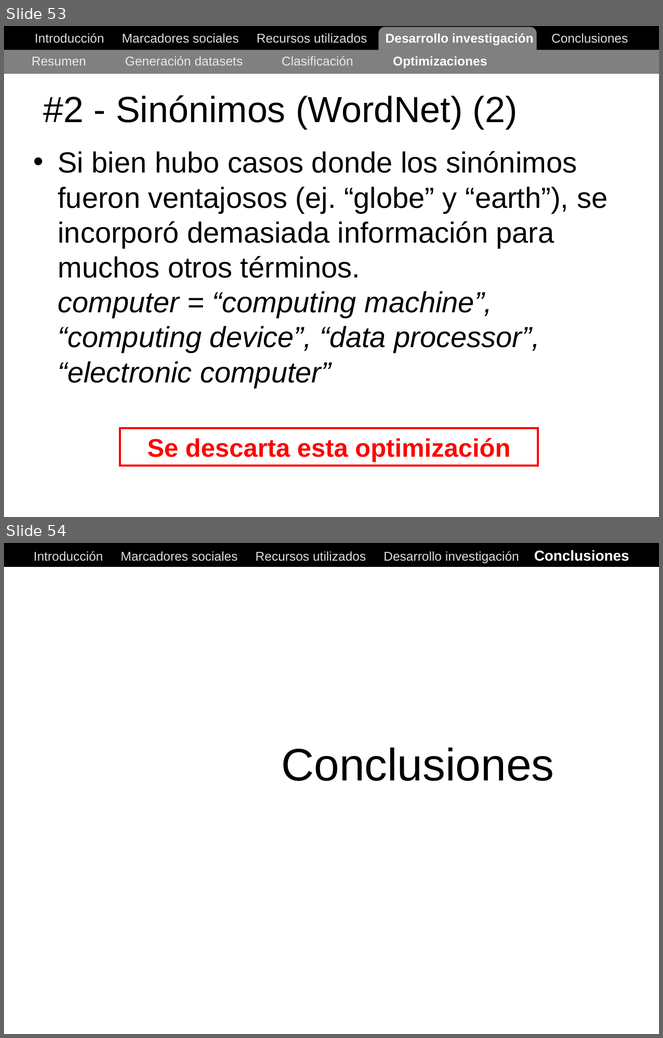
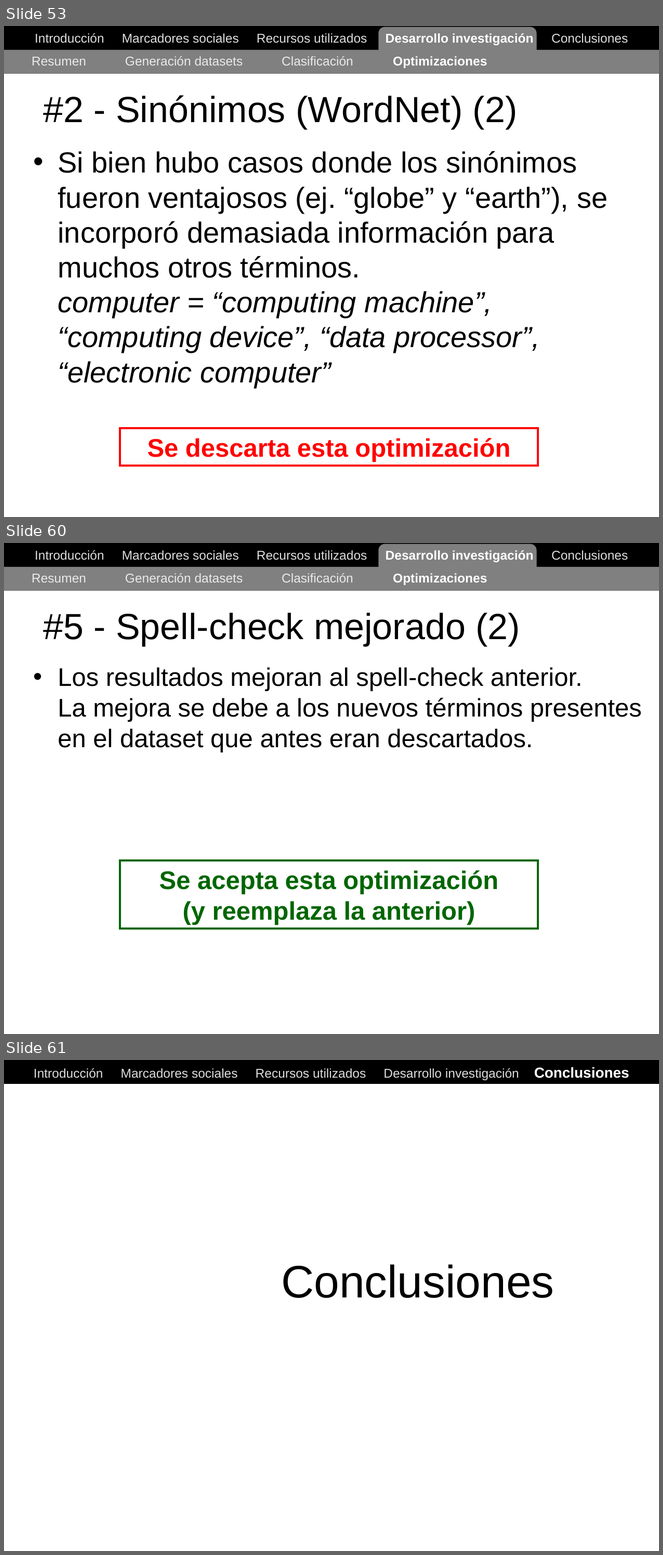
Before and after one commit to ak907kenai/nicotournetesis, a slide deck: docs_trunk/Nicolás Tourné - Presentación Tesis (v1).ppt. Shown one above the other, each under a label of ours: slides 53 and 54 before the commit, slides 53, 60 and 61 after it; the slides between them are not shown. The pictures are 663x1038 and 663x1555 pixels, drawn with LibreOffice and Linux fonts; fonts in the diff are those of the drawing. Boxes give left, top, right and bottom in pixels: in the first picture for what was removed or moved away, otherwise in the second. Text is boxed around its words. In the diff, an @@ line names an element or a change of style, - is before the commit and + after.

```diff
--- a/docs_trunk/Nicolás Tourné - Presentación Tesis (v1).ppt
+++ b/docs_trunk/Nicolás Tourné - Presentación Tesis (v1).ppt
@@ slide 60 added at [4, 543, 659, 1034], background #FFFFFF @@
@@ rectangle added at [4, 543, 659, 566], fill #000000, outline #000000 0.74 pt @@
@@ text added at [35, 550, 628, 562], 14 pt, text #DDDDDD @@
+Introducción Marcadores sociales Recursos utilizados Desarrollo investigación Conclusiones
@@ rounded rectangle added at [379, 544, 536, 583], fill #808080 @@
@@ rectangle added at [4, 566, 659, 590], fill #808080 @@
@@ text added at [32, 573, 487, 585], 14 pt, text #EAEAEA @@
+Resumen Generación datasets Clasificación Optimizaciones
@@ title added at [43, 613, 520, 646], 40 pt, text #000000 @@
+#5 - Spell-check mejorado (2)
@@ text added at [58, 667, 642, 753], 28 pt, text #000000 @@
+• Los resultados mejoran al spell-check anterior.
+  La mejora se debe a los nuevos términos presentes en el dataset que antes eran descartados.
@@ rectangle added at [120, 861, 538, 929], outline #006600 2.24 pt, 28 pt, text #006600, bold @@
+Se acepta esta optimización
+(y reemplaza la anterior)
@@ what was slide 54 is now slide 61 @@
```
Also in this commit, not shown: 6 other slides added.
